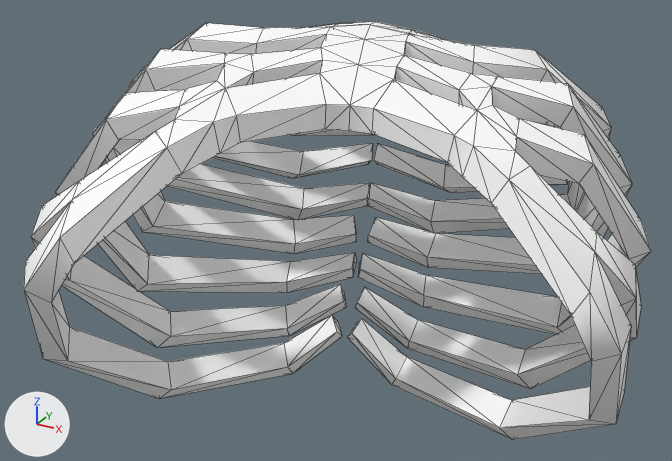
Before and after pictures for a commit that changed the glTF model public/siege/scifi/swamp_SM_Prop_Bone_Ribcage_01.gltf.
One viewpoint serves both versions: a 50 mm camera at (0.396, -0.777, 0.358) aimed at (-0.021, -0.019, -0.021). The axes (+X, +Y, +Z) are drawn at lower left. The lights are the same throughout. The older version comes first. Mesh edges are drawn as thin lines. Where no turn or scale is listed for an object, it has been applied to the vertices.

The older version as bpy lines, for what is in view:
```python
mat_pcd7 = principled_material('PCD7')
mat_pcd7.base_color = (1.0, 1.0, 1.0)  # white #ffffff
mat_pcd7.roughness = 1.0
me_mesh = bpy.data.meshes.new('Mesh')
me_mesh.from_pydata(...)  # 454 vertices, 914 faces; spans x -0.304..0.304, y -0.371..0.371, z -0.193..0.181
me_mesh.materials.append(mat_pcd7)  # white #ffffff
ob_sm_prop_bone_ribcage_01 = bpy.data.objects.new('SM_Prop_Bone_Ribcage_01', me_mesh)
ob_sm_prop_bone_ribcage_01.location = (0.0, 0.0, 0.0)
```
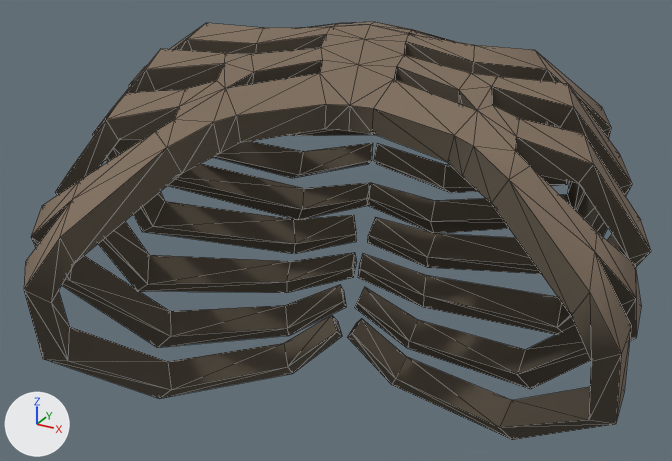
Where the change shows, as pixel boxes (x1, y1, x2, y2) in the pictures (672 x 461 px):
'SM_Prop_Bone_Ribcage_01', surface changed (darker): (24, 22, 651, 440) in both

The change, as a diff of the scene's bpy script:
```diff
--- a/public/siege/scifi/swamp_SM_Prop_Bone_Ribcage_01.gltf.py
+++ b/public/siege/scifi/swamp_SM_Prop_Bone_Ribcage_01.gltf.py
@@ img_polygonnaturebiomes_swamp_texture_01 @@
+img_polygonnaturebiomes_swamp_texture_01 = load_image('PolygonNatureBiomes_Swamp_Texture_01', 'PolygonNatureBiomes_Swamp_Texture_01.webp', 4096, 4096, 'sRGB')
@@ mat_pcd7 @@
 mat_pcd7 = principled_material('PCD7')
-mat_pcd7.base_color = (1.0, 1.0, 1.0)  # white #ffffff
+mat_pcd7.texture = img_polygonnaturebiomes_swamp_texture_01
 mat_pcd7.roughness = 1.0
```
